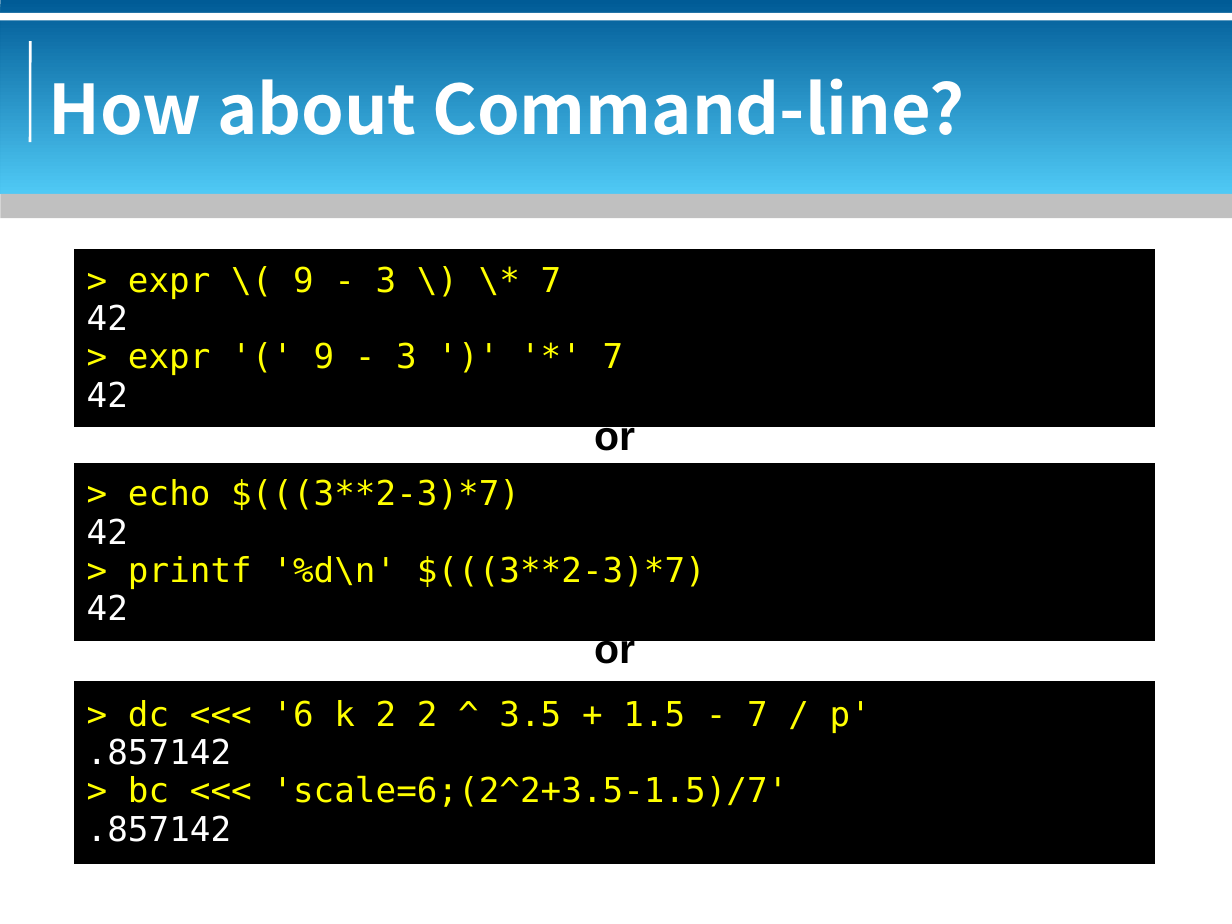
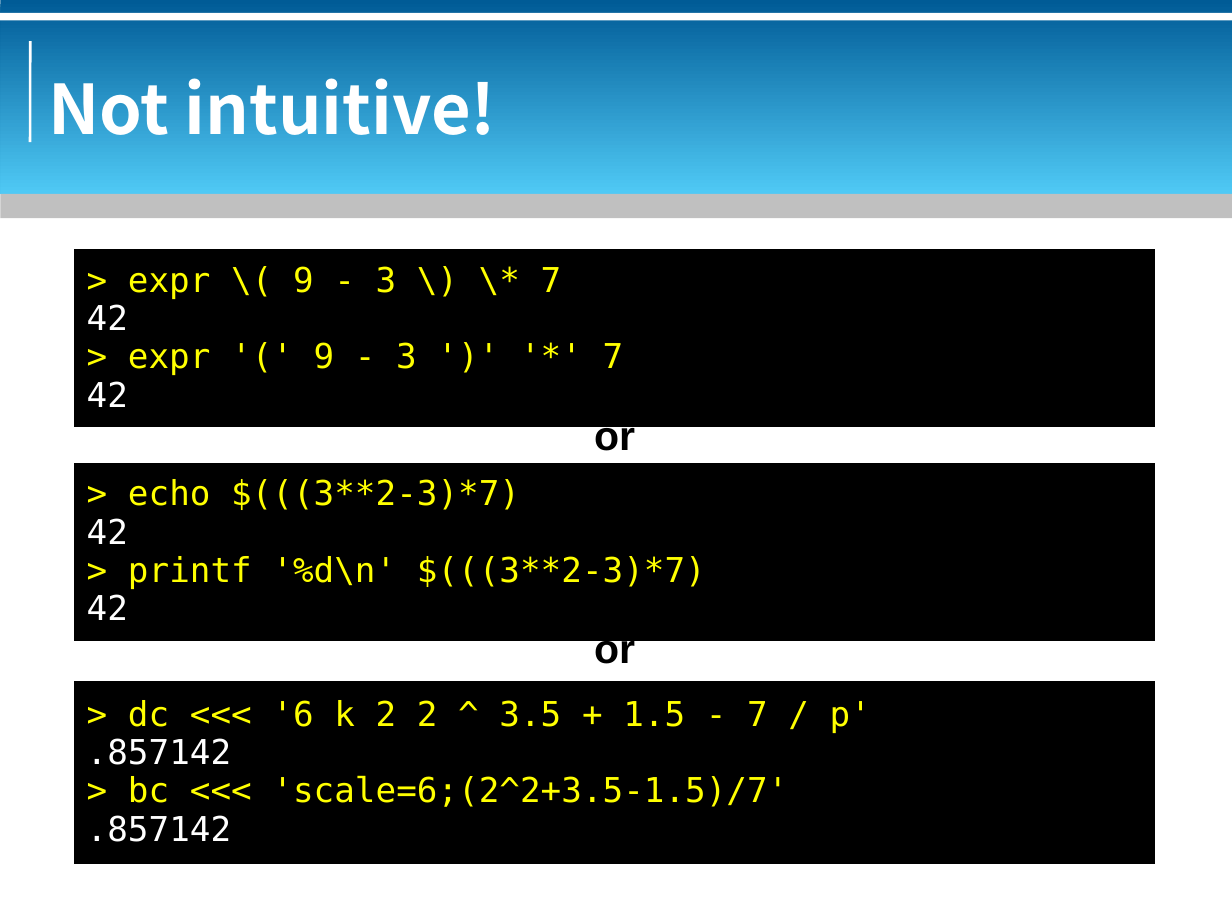
Before and after one commit to bluebat/.presentations, a slide deck: slide 3 of a-command-line-calculator-in-pure-bash.odp. Drawn at 1232x924 pixels with LibreOffice and Linux fonts; fonts in the diff are those of the drawing; background and template pictures are left out. Boxes give left, top, right and bottom in pixels: in the first picture for what was removed or moved away, otherwise in the second. Text is boxed around its words. In the diff, an @@ line names an element or a change of style, - is before the commit and + after.

```diff
--- a/a-command-line-calculator-in-pure-bash.odp
+++ b/a-command-line-calculator-in-pure-bash.odp
@@ title at [49, 78, 496, 135]: text changed @@
-How about Command-line?
+Not intuitive!
```
Also in this commit, not shown: 1 other slide changed, 1 slide added, 1 slide removed, 1 other file.
